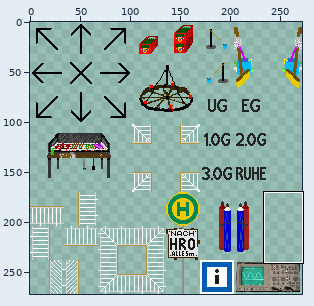
File history of a sprite sheet, Zapf_Uni_Greifswald/tilesets/tileset_Tristan.png. The picture above shows the old version from afar; the outline marks the close-up.
Close-up. Old version:
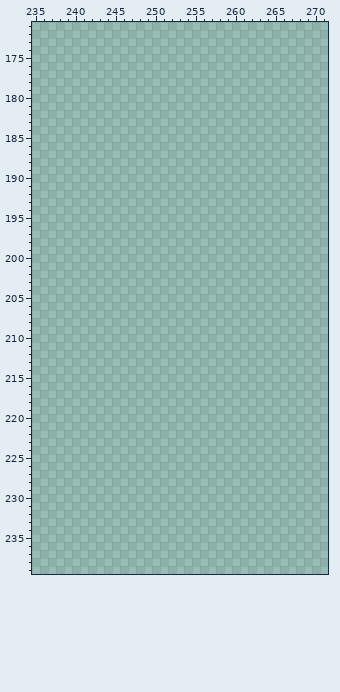
The file is 272x272 pixels. Colours within 5 levels of each other are drawn and written as one. Shown: x 235..271, y 171..239.
Palette (. is transparent): 
Pixels before (only the part around the change), first column x 235:
171 .....................................
172 .....................................
173 .....................................
174 .....................................
175 .....................................
176 .....................................
177 .....................................
178 .....................................
179 .....................................
180 .....................................
181 .....................................
182 .....................................
183 .....................................
184 .....................................
185 .....................................
186 .....................................
187 .....................................
188 .....................................
189 .....................................
190 .....................................
191 .....................................
192 .....................................
193 .....................................
194 .....................................
195 .....................................
196 .....................................
197 .....................................
198 .....................................
199 .....................................
200 .....................................
201 .....................................
202 .....................................
203 .....................................
204 .....................................
205 .....................................
206 .....................................
207 .....................................
208 .....................................
209 .....................................
210 .....................................
211 .....................................
212 .....................................
213 .....................................
214 .....................................
215 .....................................
216 .....................................
217 .....................................
218 .....................................
219 .....................................
220 .....................................
221 .....................................
222 .....................................
223 .....................................
224 .....................................
225 .....................................
226 .....................................
227 .....................................
228 .....................................
229 .....................................
230 .....................................
231 .....................................
232 .....................................
233 .....................................
234 .....................................
235 .....................................
236 .....................................
237 .....................................
238 .....................................
239 .....................................
And afterwards:
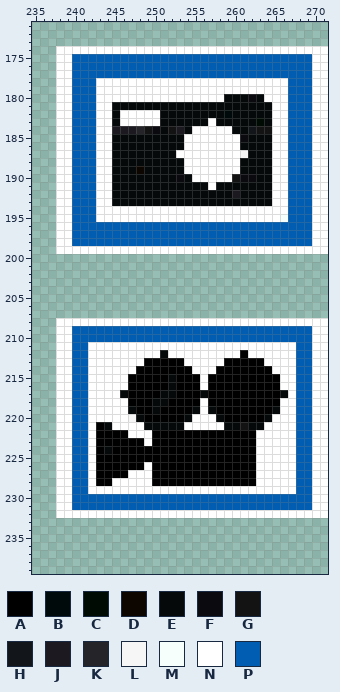
Colours new in this view: A #000000  B #000a0a  C #000b03  D #0d0500  E #060909  F #0b0a0f  G #131313  H #121519  J #1c1a20  K #252428  L #f6f6f6  M #f7fffc  N #ffffff  P #005db1
Change:
Changed rows in their new state; - is an unchanged pixel.
first column x 238:
174 NNNNNNNNNNNNNNNNNNNNNNNNNNNNNNNNNN
175 NNPPPPPPPPPPPPPPPPPPPPPPPPPPPPPPNN
176 NNPPPPPPPPPPPPPPPPPPPPPPPPPPPPPPNN
177 NNPPPPPPPPPPPPPPPPPPPPPPPPPPPPPPNN
178 NNPPPNNNNNNNNNNNNNNNNNNNNNNNNPPPNN
179 NNPPPNNNNNNNNNNNNNNNNNNNNNNNNPPPNN
180 NNPPPNNNNNNNNNNNNNNNNEEEFENNNPPPNN
181 NNPPPNNEEEEEEEEEEEEEEEEEEEENNPPPNN
182 NNPPPNNENNNNNEEEEEEEEBEEEEENNPPPNN
183 NNPPPNNENNNNNEEEEEENEEEEECENNPPPNN
184 NNPPPNNJJJKGFEGJENNNNNEEHGGNNPPPNN
185 NNPPPNNEEEEEEEEENNNNNNNFEEENNPPPNN
186 NNPPPNNEEEEEEEEENNNNNNNEEEENNPPPNN
187 NNPPPNNEEEEEEEENNNNNNNNLEEENNPPPNN
188 NNPPPNNEEEEEEEEENNNNNNNEEEENNPPPNN
189 NNPPPNNEEEDEEEEENNNNNNNEEEENNPPPNN
190 NNPPPNNEEEEEEEEFENNNNNGFFEENNPPPNN
191 NNPPPNNEEEEEEEEEEEENEEEEEEENNPPPNN
192 NNPPPNNEEEEEEEEEEEEEEEJEEEENNPPPNN
193 NNPPPNNEEEEEEEEEEEEEEEEEEEENNPPPNN
194 NNPPPNNNNNNNNNNNNNNNNNNNNNNNNPPPNN
195 NNPPPNNNNNNNNNNNNNNNNNNNNNNNMPPPNN
196 NNPPPPPPPPPPPPPPPPPPPPPPPPPPPPPPNN
197 NNPPPPPPPPPPPPPPPPPPPPPPPPPPPPPPNN
198 NNPPPPPPPPPPPPPPPPPPPPPPPPPPPPPPNN
199 NNNNNNNNNNNNNNNNNNNNNNNNNNNNNNNNNN
first column x 238:
208 NNNNNNNNNNNNNNNNNNNNNNNNNNNNNNNNNN
209 NNPPPPPPPPPPPPPPPPPPPPPPPPPPPPPPNN
210 NNPPPPPPPPPPPPPPPPPPPPPPPPPPPPPPNN
211 NNPPNNNNNNNNNNNNNNNNNNNNNNNNNNPPNN
212 NNPPNNNNNNNNNENNNNNNNNNANNNNNNPPNN
213 NNPPNNNNNNNAAAAANNNNNAAAAANNNNPPNN
214 NNPPNNNNNNAAAAAAANNNAAAAAAANNNPPNN
215 NNPPNNNNNAAAAAEAAANAAAAAAAAANNPPNN
216 NNPPNNNNNAAAAAEAAANAAAAAAAAANNPPNN
217 NNPPNNNNEAAAAEEAAAEAAAAAAAAAENPPNN
218 NNPPNNNNNAAAEEAAAANAAAAAAAAANNPPNN
219 NNPPNNNNNEAAEAAAAENEAAAAAAAENNPPNN
220 NNPPNNNNNLEAAAAAENNNEAAAAAENNNPPNN
221 NNPPNAENNNNEEEEENNNNNEEGEENNNNPPNN
222 NNPPNAAAANNNAAAAAAAAAAAAANNNNNPPNN
223 NNPPNAAAAAANAAAAAAAAAAAAANNNNNPPNN
224 NNPPNAEAAAAAAAAAAAAAAAAAANNNNNPPNN
225 NNPPNAAAAAAAAAAAAAAAAAAAANNNNNPPNN
226 NNPPNAAAAAANAAAAAAAAAAAAANNNNNPPNN
227 NNPPNAAAANNNAAAAAAAAAAAAANNNNNPPNN
228 NNPPNAANNNNNAAAAAAAAAAAAANNNNNPPNN
229 NNPPNNNNNNNNNNNNNNNNNNNNNNNNNNPPNN
230 NNPPPPPPPPPPPPPPPPPPPPPPPPPPPPPPNN
231 NNPPPPPPPPPPPPPPPPPPPPPPPPPPPPPPNN
232 NNNNNNNNNNNNNNNNNNNNNNNNNNNNNNNNNN
